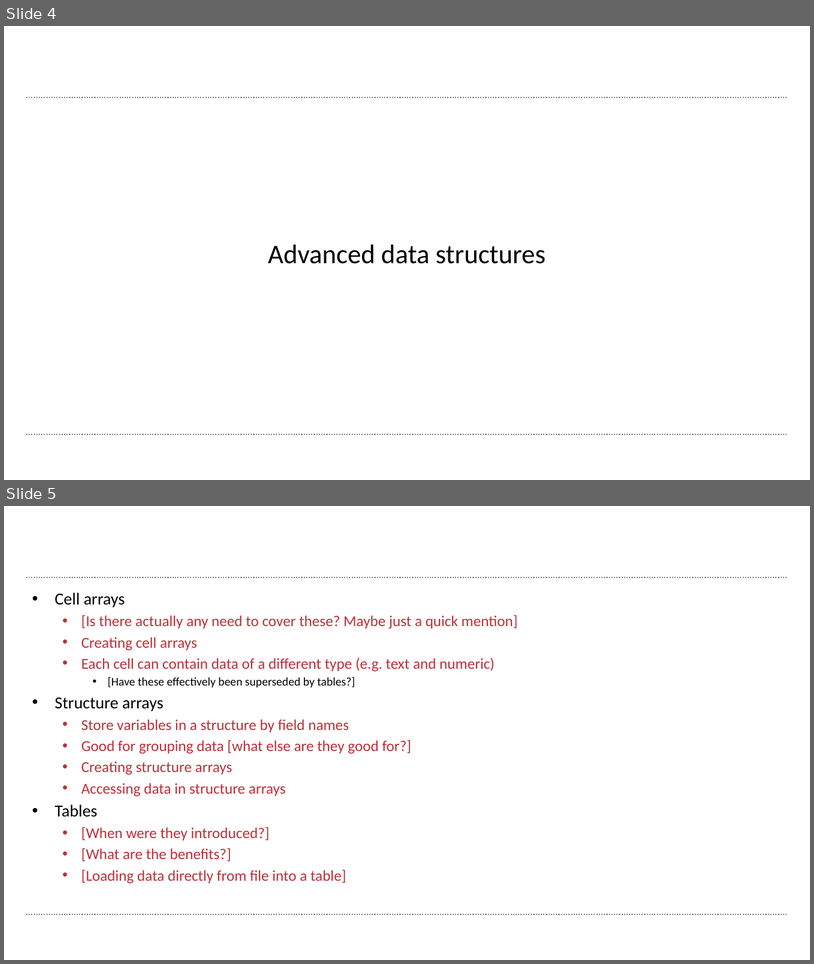
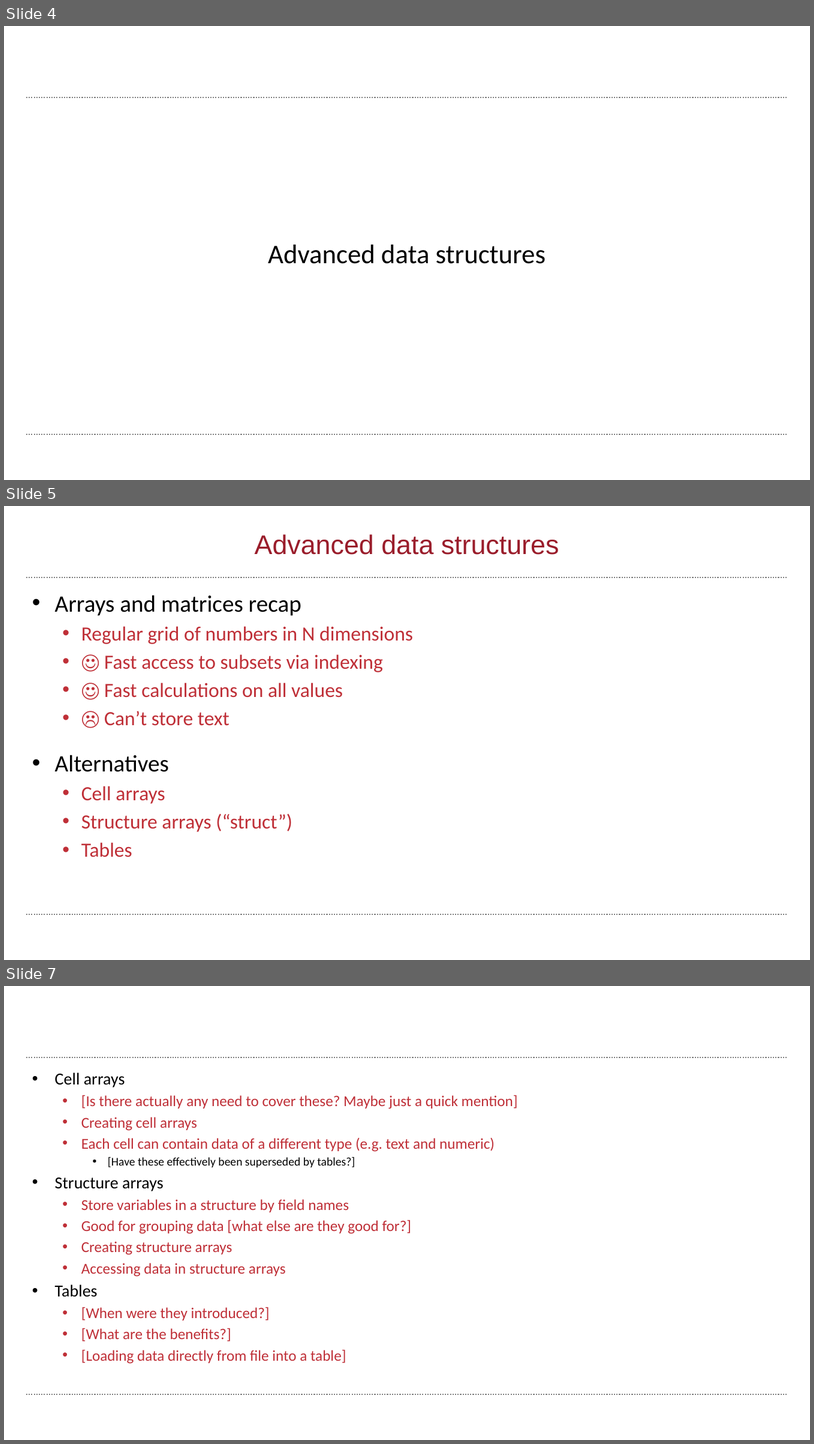
Before and after one commit to wbif-bristol/MATLAB-course, a slide deck: Session 3 - Advanced data structures/MATLAB Session 3.pptx. Shown one above the other, each under a label of ours: slides 4 and 5 before the commit, slides 4, 5 and 7 after it; the slides between them are not shown. The pictures are 814x964 and 814x1444 pixels, drawn with LibreOffice and Linux fonts; fonts in the diff are those of the drawing; background and template pictures are left out. Boxes give left, top, right and bottom in pixels: in the first picture for what was removed or moved away, otherwise in the second. Text is boxed around its words. In the diff, an @@ line names an element or a change of style, - is before the commit and + after.

```diff
--- a/Session 3 - Advanced data structures/MATLAB Session 3.pptx
+++ b/Session 3 - Advanced data structures/MATLAB Session 3.pptx
@@ slide 5 added at (4, 506, 810, 960), background #FFFFFF; not listed: 2 template elements that a slide beside it also shows @@
@@ title added at (255, 534, 560, 555), 32 pt, text #9A1D2B @@
+Advanced data structures
@@ text added at (55, 595, 413, 857), 24 pt, text #BF2F37 @@
+• Arrays and matrices recap
+  • Regular grid of numbers in N dimensions
+  • ☺ Fast access to subsets via indexing
+  • ☺ Fast calculations on all values
+  • ☹ Can’t store text
+• Alternatives
+  • Cell arrays
+  • Structure arrays (“struct”)
+  • Tables
@@ what was slide 5 is now slide 7 @@
```
Also in this commit, not shown: 1 other slide added, 1 other file.
